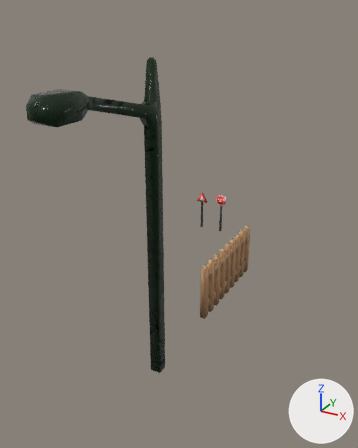
Before and after pictures for a commit that changed the Blender file Assets/blender/environment.blend.
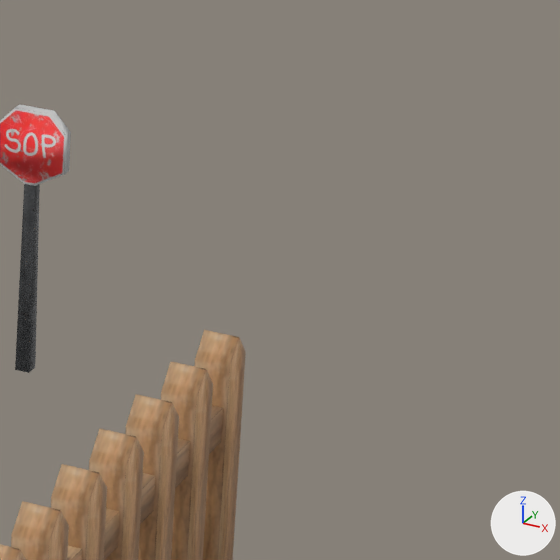
Each version is shown whole from a camera (50 mm lens) standing at (12.59, -20.28, 19.89) and looking at (-1.9, 6.07, 6.71), then close up on the part from 61% to 82% of the width and 40% to 57% of the height. Arrows for +X, +Y and +Z are at lower right; the lights stay in place.

In view in the first close-up: 'fence-across', 'fence.001', 'stop_sign'.
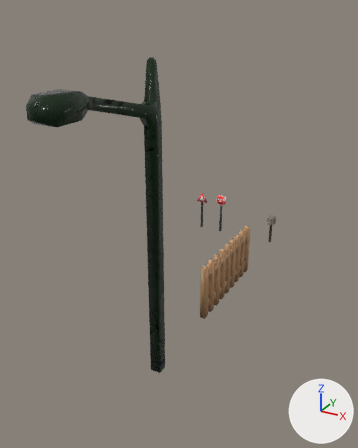
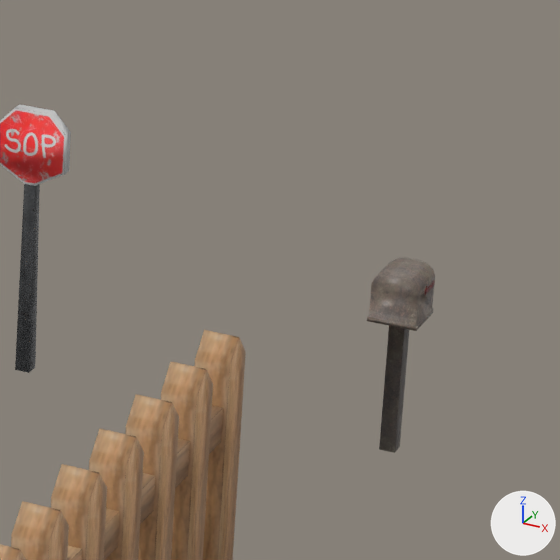
Where the change shows, as pixel boxes [x1, y1, x2, y2] in the close-ups (560 x 560 px):
'mailbox', shown
    after: [367, 258, 435, 453]

The change, as a diff of the scene's bpy script:
```diff
--- a/Assets/blender/environment.blend.py
+++ b/Assets/blender/environment.blend.py
@@ ob_mailbox @@
 ob_mailbox.scale = (1.0, 1.0, 0.75)
-ob_mailbox.hide_set(True)
```
